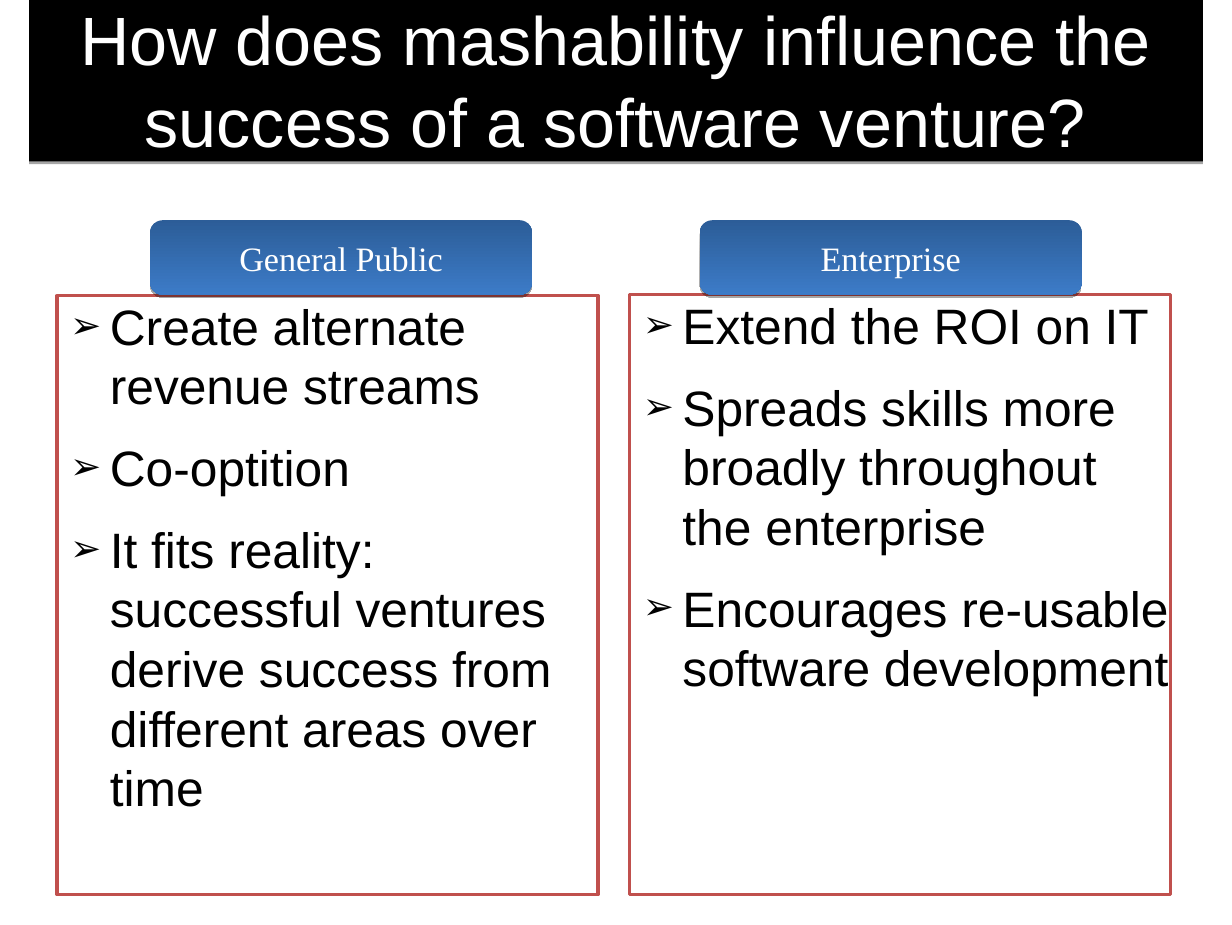
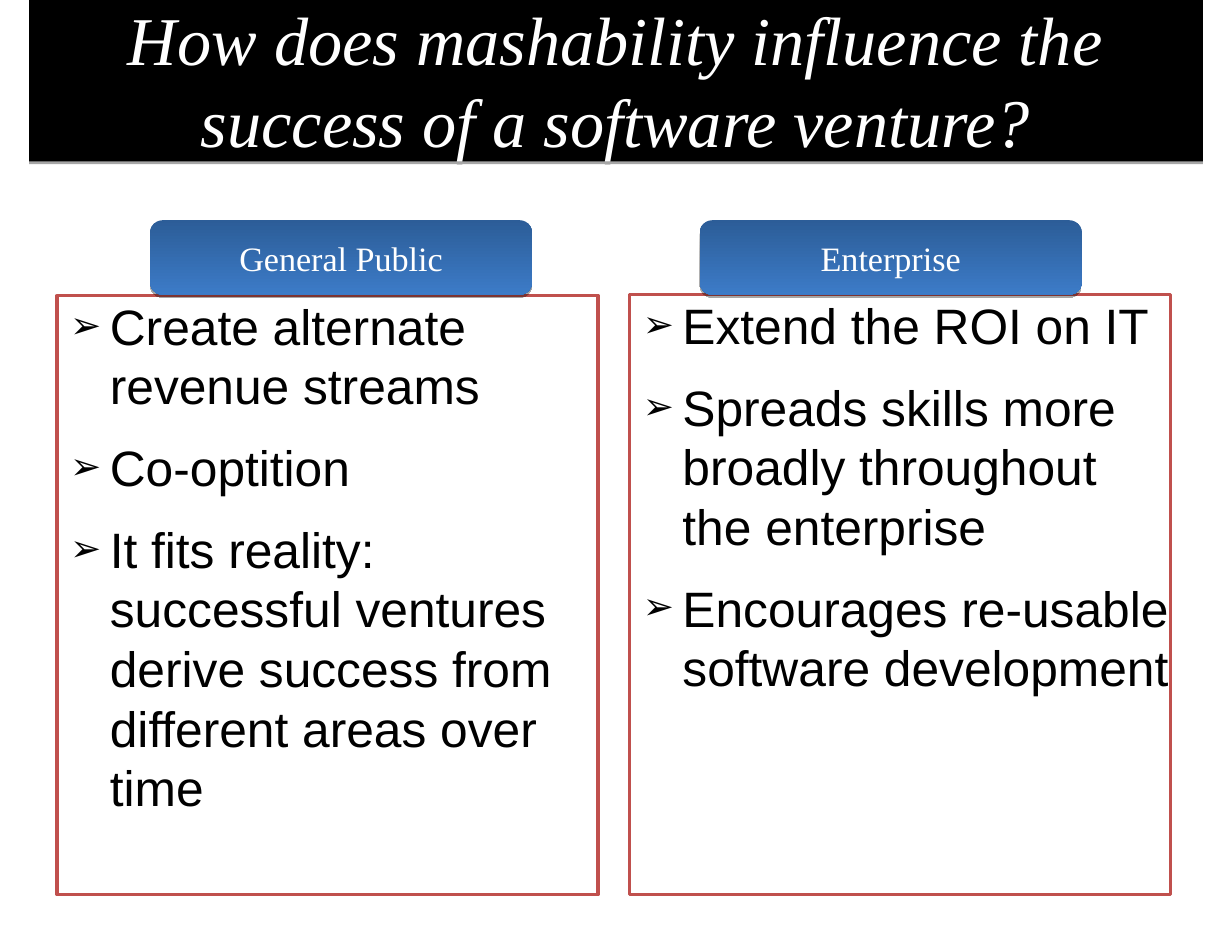
Before and after one commit to demo007/mashups4jsf, a slide deck: slide 8 of overview-architecture/JavaOne-2010/S314070_BURNS_SALEH_MASHUPS.odp (slide 7 before the commit). Drawn at 1232x925 pixels with LibreOffice and Linux fonts; fonts in the diff are those of the drawing. Boxes give left, top, right and bottom in pixels: in the first picture for what was removed or moved away, otherwise in the second. Text is boxed around its words. In the diff, an @@ line names an element or a change of style, - is before the commit and + after.

```diff
--- a/overview-architecture/JavaOne-2010/S314070_BURNS_SALEH_MASHUPS.odp
+++ b/overview-architecture/JavaOne-2010/S314070_BURNS_SALEH_MASHUPS.odp
@@ title "How does mashability influence the ..." at bbox=[29, 0, 1203, 162]: font Arial to Times New Roman, italic on @@
```
Also in this commit, not shown: 11 other slides changed, 3 slides added, 2 slides removed.
